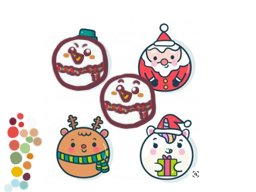
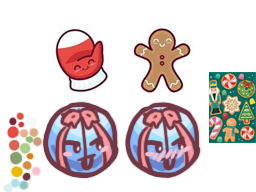
Comparing the layer stacks of the two 256x192 images. Changes:
added group "obj group4" with 7 layers in group "obj" over [16, 20, 209, 184]
added layer "giftbox2_face" in group "obj group4" over [144, 135, 192, 171]
added layer "giftbox2" in group "obj group4" over [124, 101, 202, 179]
added layer "giftbox1_FAce" in group "obj group4" over [62, 135, 110, 171]
added layer "giftbox1" in group "obj group4" over [42, 101, 120, 179]
added layer "box-base" in group "obj group4" over [42, 101, 120, 179]
added layer "gift ref" in group "obj group4" over [53, 111, 102, 165]
showed "ref3", moved it into group "obj group4" over [16, 20, 209, 184]
hid group "obj group3" (10 layers) over [43, 20, 202, 184]
renamed "레이어 6" to "snowman2", painted on it over [47, 35, 157, 130]
showed group "obj group1 4개" (9 layers) over [47, 31, 197, 181]
showed "ref1" over [47, 31, 197, 181]
added layer "color pallete" in group "obj group2" over [208, 72, 256, 143]
added layer "candy2" (2nd of 2, in "obj" › "obj group2") in group "obj group2" over [92, 61, 163, 131]
added layer "candy1" (2nd of 2, in "obj" › "obj group2") in group "obj group2" over [114, 33, 185, 103]
added layer "candy_base" in group "obj group2" over [118, 35, 189, 105]
added layer "bell2" in group "obj group2" over [122, 111, 189, 179]
added layer "bell1" in group "obj group2" over [122, 111, 189, 179]
added layer "bell-basic" in group "obj group2" over [122, 109, 189, 177]
hid "ice2" over [128, 104, 194, 176]
hid "ice1" over [128, 104, 194, 176]
hid "socks2" over [51, 35, 118, 100]
hid "socks1" over [56, 39, 123, 104]
hid "ice ref" over [123, 107, 197, 175]
…and 2 more changes (2 painted)
